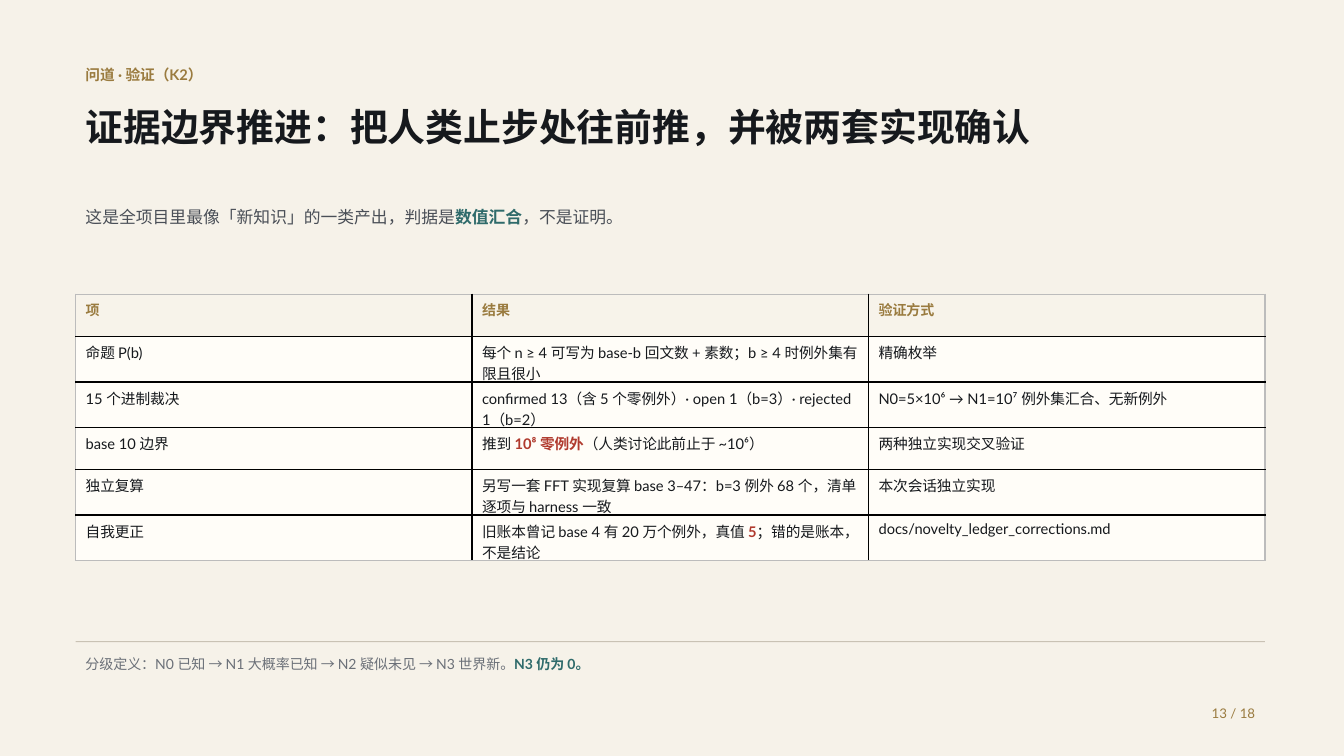
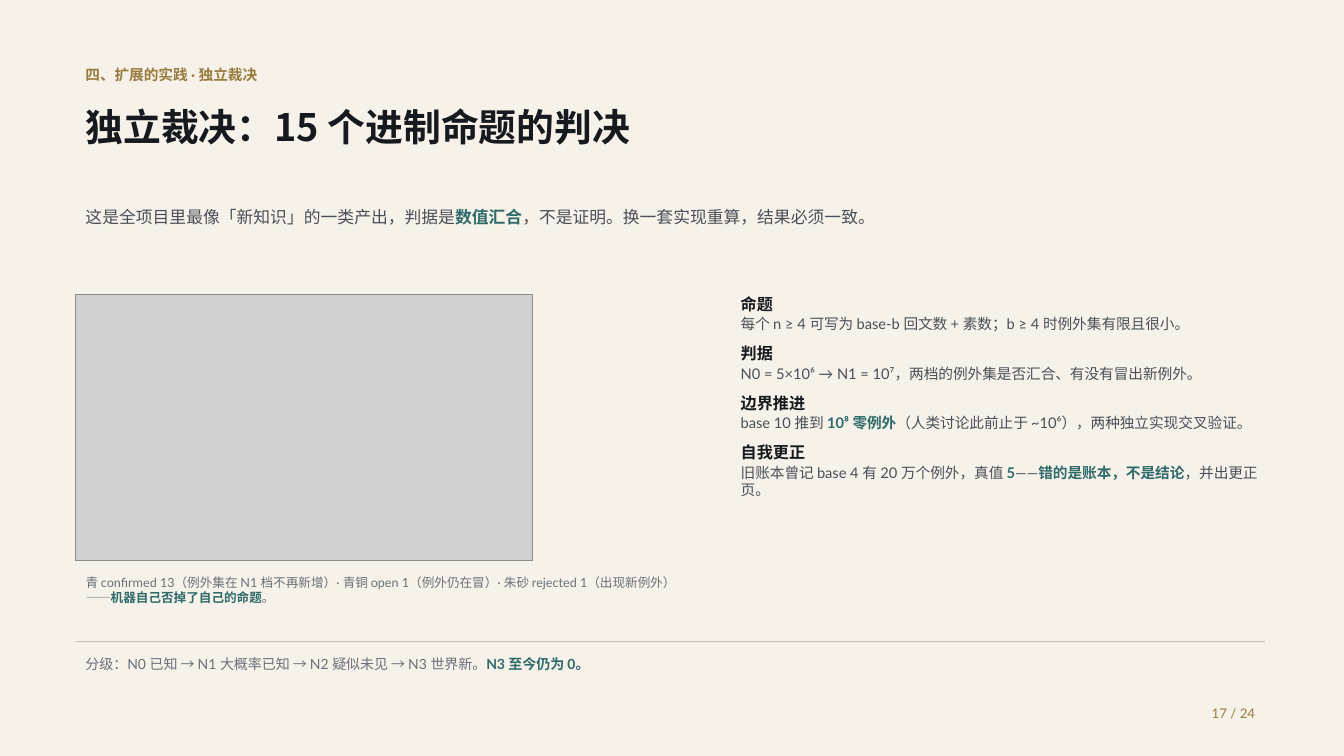
Before and after one commit to shikunpneg/ask-dao, a slide deck: slide 17 of docs/ppt/ask-dao-biomed-deck.pptx (slide 13 before the commit). Drawn at 1344x756 pixels with LibreOffice and Linux fonts; fonts in the diff are those of the drawing; grey boxes stand for pictures. Boxes give left, top, right and bottom in pixels: in the first picture for what was removed or moved away, otherwise in the second. Text is boxed around its words. In the diff, an @@ line names an element or a change of style, - is before the commit and + after.

Commit message:
PPT 按真实口径重做：真问句 + 新知识 + dao-v0.3 是提问微调模型（24 页）
用户指出三处我理解错了，已全部改到页面上：
1. 「真实的问题」要问句原文 —— 新增一页「机器提出的问题，长什么样」，
   三条方法学追问的 statement 直接从 out/biomed_demo/problems_paper.json 读，
   一字不改（spec 里不手写问句，防止复述走样）。
2. 「dao 模型在生物医学的实践」= dao-v 0.3 这个专门用来提问的微调模型，
   不是系统那一代。§3 重写为：RFT 后训练模型 + ModelScope studio 真实界面
   + 它现场生成的三个问句（原句）+ Holdout 0.7113 vs 0.6888（头对 3:2:7）
   + 两条能力边界（只做生物医学 / 只提问不判定）。
   原先「系统那一代」的内容（544 条 / 23 领域、15 进制裁决、想象路五步）
   移入 §4 扩展的实践。
3. 用用户给的三张真实图：studio 界面（§3）、系统架构图（§1）、道 logo（封面）。

封面按用户改写的文案重写（并修正「两种种」→「两种」）：
已有的 AI4S 生态擅长解决问题，但「问题从哪来」长期空缺。

新增 tools/deck_figs.py 里的白话版 E-value 图：不再画「HR vs E-value」两组条
让人自己对照，而是直接回答「要推翻这条结论，隐藏因素得多强」，
并把三条结论的强弱差别画出来（1.67 站得住 / 2.34 最稳 / 1.16 几乎站不住）。

正式交付文件改回规范名 docs/ppt/ask-dao-biomed-deck.{pptx,pdf}
（之前的 ask-dao-report.* 是 PowerPoint 占用时的临时名，已停止跟踪）。

```diff
--- a/docs/ppt/ask-dao-biomed-deck.pptx
+++ b/docs/ppt/ask-dao-biomed-deck.pptx
@@ text at <box>85,67,257,81</box>: text changed @@
-问道 · 验证（K2）
+四、扩展的实践 · 独立裁决
@@ text at <box>85,108,630,145</box>: text changed @@
-证据边界推进：把人类止步处往前推，并被两套实现确认
+独立裁决：15 个进制命题的判决
@@ text at <box>85,208,875,225</box>: text changed @@
-这是全项目里最像「新知识」的一类产出，判据是数值汇合，不是证明。
+这是全项目里最像「新知识」的一类产出，判据是数值汇合，不是证明。换一套实现重算，结果必须一致。
@@ table removed at <box>76,294,1264,565</box>, 6 rows, 3 columns @@
-项 | 结果 | 验证方式
-命题 P(b) | 每个 n ≥ 4 可写为 base-b 回文数 + 素数；b ≥ 4 时例外集有限且很小 | 精确枚举
-15 个进制裁决 | confirmed 13（含 5 个零例外）· open 1（b=3）· rejected 1（b=2） | N0=5×10⁶ → N1=10⁷ 例外集汇合、无新例外
-base 10 边界 | 推到 10⁸ 零例外（人类讨论此前止于 ~10⁶） | 两种独立实现交叉验证
-独立复算 | 另写一套 FFT 实现复算 base 3–47：b=3 例外 68 个，清单逐项与 harness 一致 | 本次会话独立实现
-自我更正 | 旧账本曾记 base 4 有 20 万个例外，真值 5；错的是账本，不是结论 | docs/novelty_ledger_corrections.md
@@ picture added at <box>76,294,533,561</box> @@
@@ text added at <box>741,296,1258,496</box>, 10.5 pt, text #4A4F57 @@
+命题
+每个 n ≥ 4 可写为 base-b 回文数 + 素数；b ≥ 4 时例外集有限且很小。
+判据
+N0 = 5×10⁶ → N1 = 10⁷，两档的例外集是否汇合、有没有冒出新例外。
+边界推进
+base 10 推到 10⁸ 零例外（人类讨论此前止于 ~10⁶），两种独立实现交叉验证。
+自我更正
+旧账本曾记 base 4 有 20 万个例外，真值 5——错的是账本，不是结论，并出更正页。
@@ text added at <box>86,576,676,603</box>, 9 pt, text #6B7078 @@
+青 confirmed 13（例外集在 N1 档不再新增）· 青铜 open 1（例外仍在冒）· 朱砂 rejected 1（出现新例外）——机器自己否掉了自己的命题。
@@ text at <box>85,657,589,671</box>: text changed @@
-分级定义：N0 已知 → N1 大概率已知 → N2 疑似未见 → N3 世界新。N3 仍为 0。
+分级：N0 已知 → N1 大概率已知 → N2 疑似未见 → N3 世界新。N3 至今仍为 0。
@@ text at <box>1212,708,1255,718</box>: text changed @@
-13 / 18
+17 / 24
```
Also in this commit, not shown: 13 other slides changed, 10 slides added, 4 slides removed, 37 other files.
